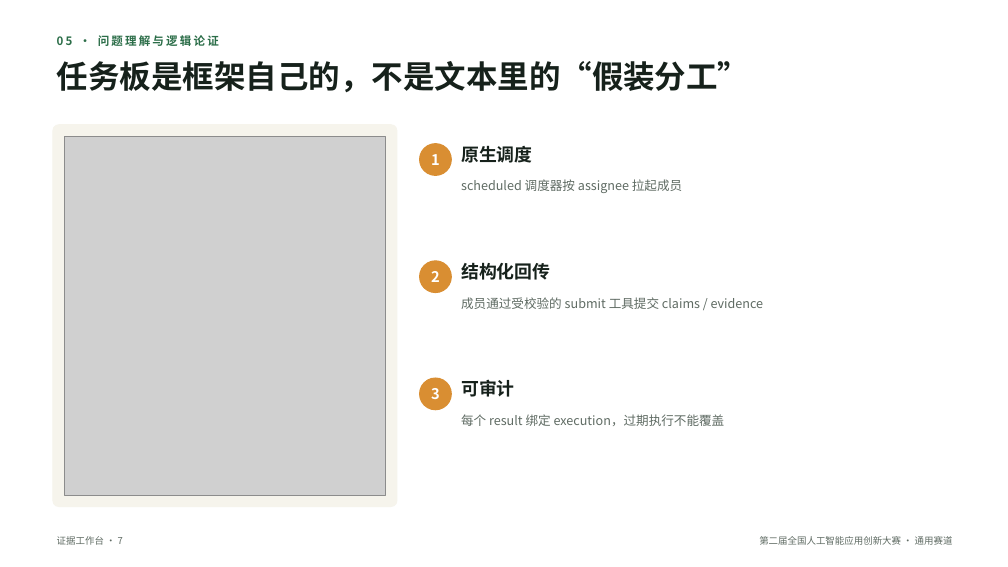
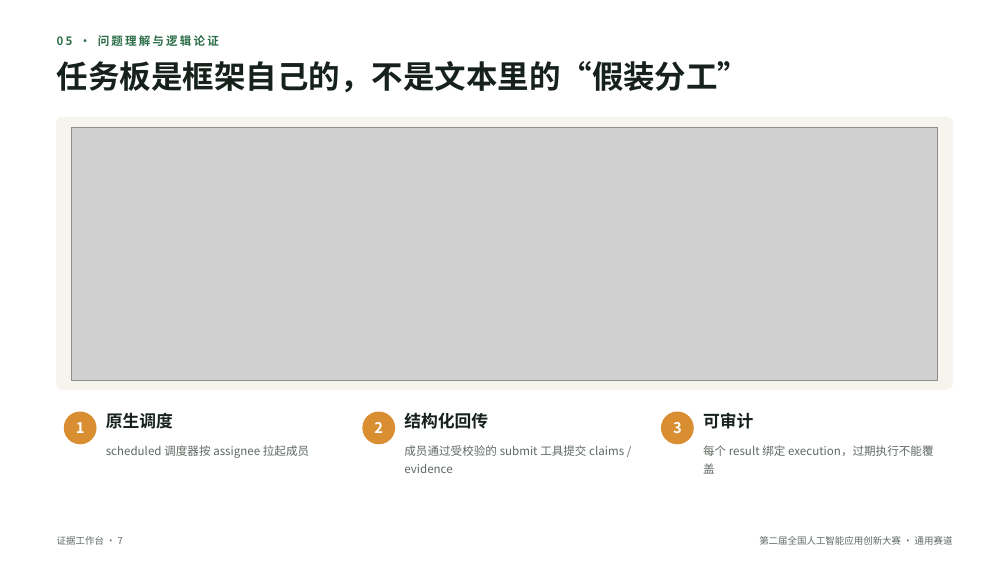
Before and after one commit to zyyqp-bot/jiuwenswarm-agent, a slide deck: slide 7 of docs/submission/【教育-重庆邮电大学-赵乙亦-证据工作台】.pptx. Drawn at 1008x567 pixels with LibreOffice and Linux fonts; fonts in the diff are those of the drawing; grey boxes stand for pictures. Boxes give left, top, right and bottom in pixels: in the first picture for what was removed or moved away, otherwise in the second. Text is boxed around its words. In the diff, an @@ line names an element or a change of style, - is before the commit and + after.

```diff
--- a/docs/submission/【教育-重庆邮电大学-赵乙亦-证据工作台】.pptx
+++ b/docs/submission/【教育-重庆邮电大学-赵乙亦-证据工作台】.pptx
@@ rounded rectangle: place and size @@
-rounded rectangle at [53, 125, 397, 507]
+rounded rectangle at [57, 117, 953, 389]
@@ rounded rectangle at [57, 117, 953, 389]: proportions changed @@
@@ picture: place and size @@
-picture at [64, 136, 386, 495]
+picture at [72, 127, 938, 380]
@@ text "1": place and size @@
-text "1" at [431, 154, 440, 165]
+text "1" at [76, 422, 85, 433]
@@ ellipse: place and size @@
-ellipse at [420, 144, 451, 175]
+ellipse at [64, 412, 96, 444]
@@ text "原生调度": place and size @@
-text "原生调度" at [461, 146, 532, 163]
+text "原生调度" at [106, 413, 173, 429]
@@ text "2": place and size @@
-text "2" at [431, 271, 440, 282]
+text "2" at [374, 422, 383, 433]
@@ ellipse: place and size @@
-ellipse at [420, 261, 451, 293]
+ellipse at [363, 412, 395, 444]
@@ size 17 to 16 pt in 3 elements at [703, 412, 753, 429], [106, 413, 173, 429], [404, 412, 488, 429] @@
@@ text "结构化回传": place and size @@
-text "结构化回传" at [461, 263, 550, 280]
+text "结构化回传" at [404, 412, 488, 429]
@@ text "3": place and size @@
-text "3" at [431, 388, 440, 399]
+text "3" at [673, 422, 682, 433]
@@ ellipse: place and size @@
-ellipse at [420, 378, 451, 410]
+ellipse at [662, 412, 693, 444]
@@ text "可审计": place and size @@
-text "可审计" at [461, 379, 515, 397]
+text "可审计" at [703, 412, 753, 429]
@@ text "scheduled 调度器按 assignee 拉起成员": place and size @@
-text "scheduled 调度器按 assignee 拉起成员" at [461, 179, 682, 193]
+text "scheduled 调度器按 assignee 拉起成员" at [106, 445, 309, 458]
@@ size 12 to 11 pt in 3 elements at [703, 445, 933, 474], [106, 445, 309, 458], [404, 445, 624, 473] @@
@@ text "成员通过受校验的 submit 工具提交 claims / ...": place and size @@
-text "成员通过受校验的 submit 工具提交 claims / ..." at [461, 297, 764, 309]
+text "成员通过受校验的 submit 工具提交 claims / ..." at [404, 445, 624, 473]
@@ text "每个 result 绑定 execution，过期执行不能覆盖": place and size @@
-text "每个 result 绑定 execution，过期执行不能覆盖" at [461, 414, 725, 426]
+text "每个 result 绑定 execution，过期执行不能覆盖" at [703, 445, 933, 474]
```
Also in this commit, not shown: 1 other slide changed, 15 other files.
